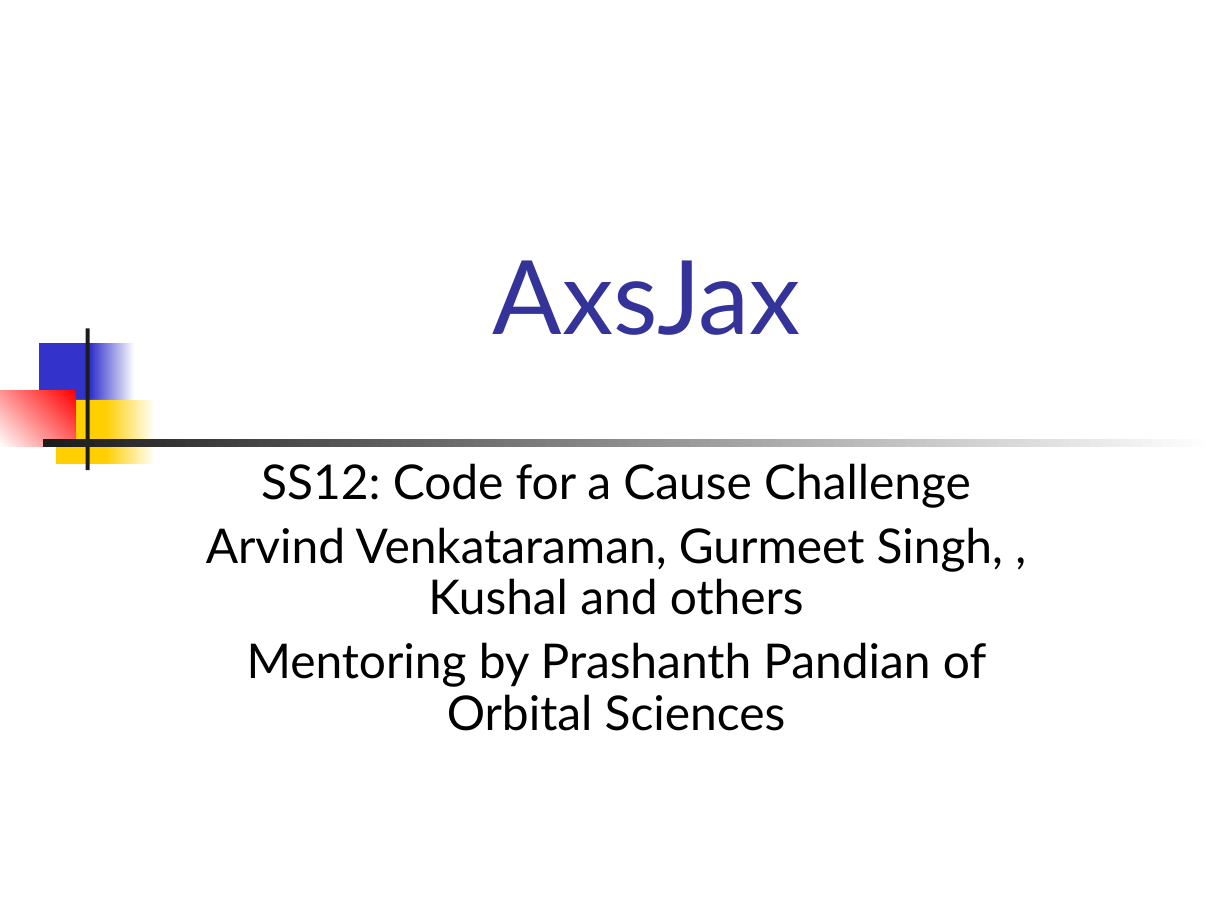
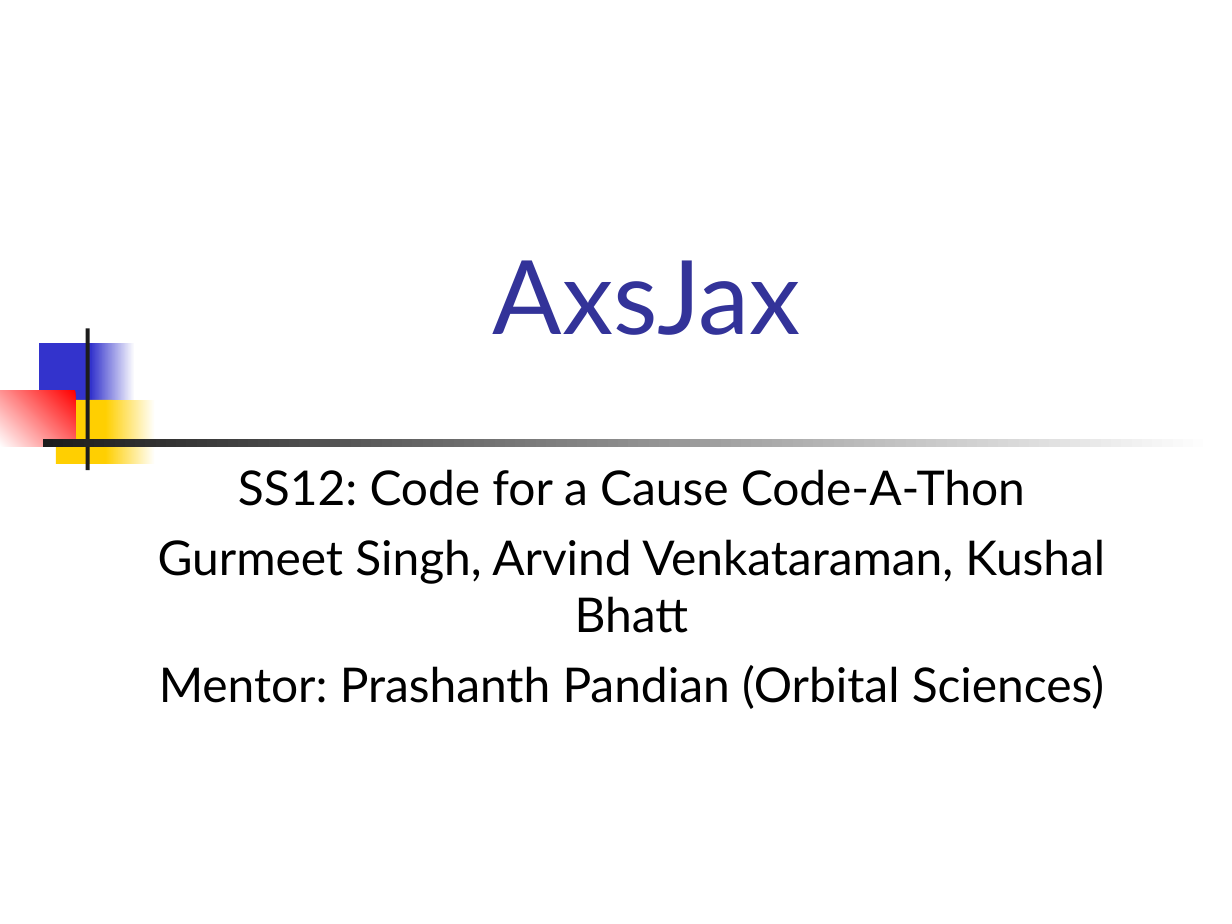
Before and after one commit to ProjPossibility/pp-axsjax-scripts, a slide deck: slide 1 of AxsJax.ppt. Drawn at 1232x924 pixels with LibreOffice and Linux fonts; fonts in the diff are those of the drawing. Boxes give left, top, right and bottom in pixels: in the first picture for what was removed or moved away, otherwise in the second. Text is boxed around its words. In the diff, an @@ line names an element or a change of style, - is before the commit and + after.

```diff
--- a/AxsJax.ppt
+++ b/AxsJax.ppt
@@ subtitle at (158,469,1105,709): text changed @@
-SS12: Code for a Cause Challenge
-Arvind Venkataraman, Gurmeet Singh, , Kushal and others
-Mentoring by Prashanth Pandian of Orbital Sciences
+SS12: Code for a Cause Code-A-Thon
+Gurmeet Singh, Arvind Venkataraman, Kushal Bhatt
+Mentor: Prashanth Pandian (Orbital Sciences)
```
Also in this commit, not shown: 2 slides added, 1 slide removed, 1 other file.
